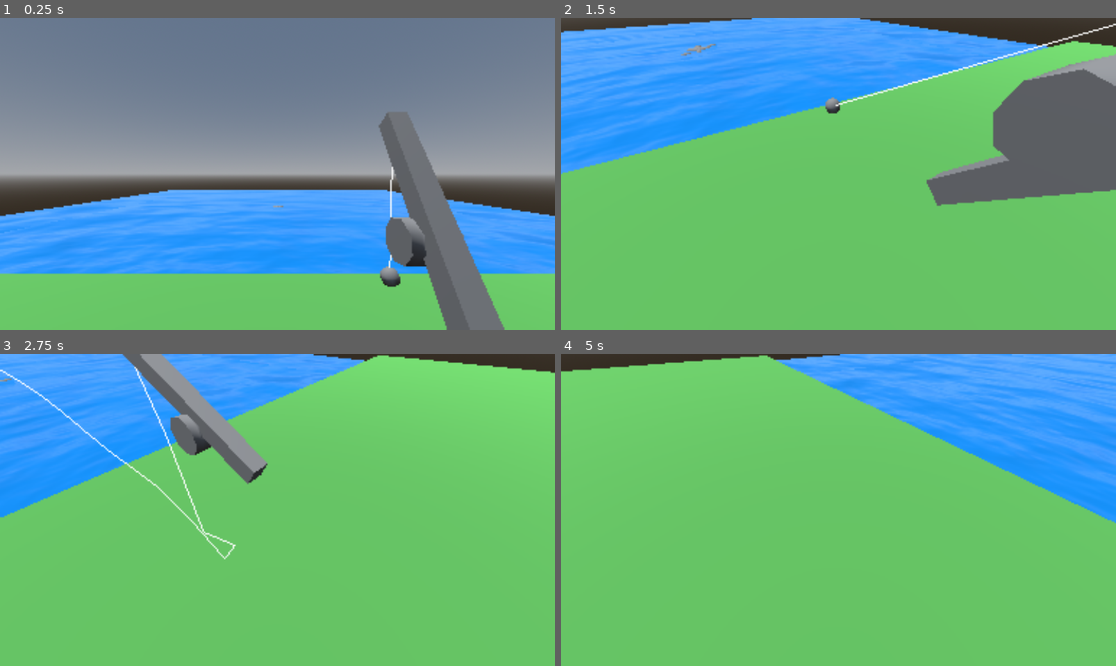
Above: before the commit, frames 1-4 (two rows, left to right).
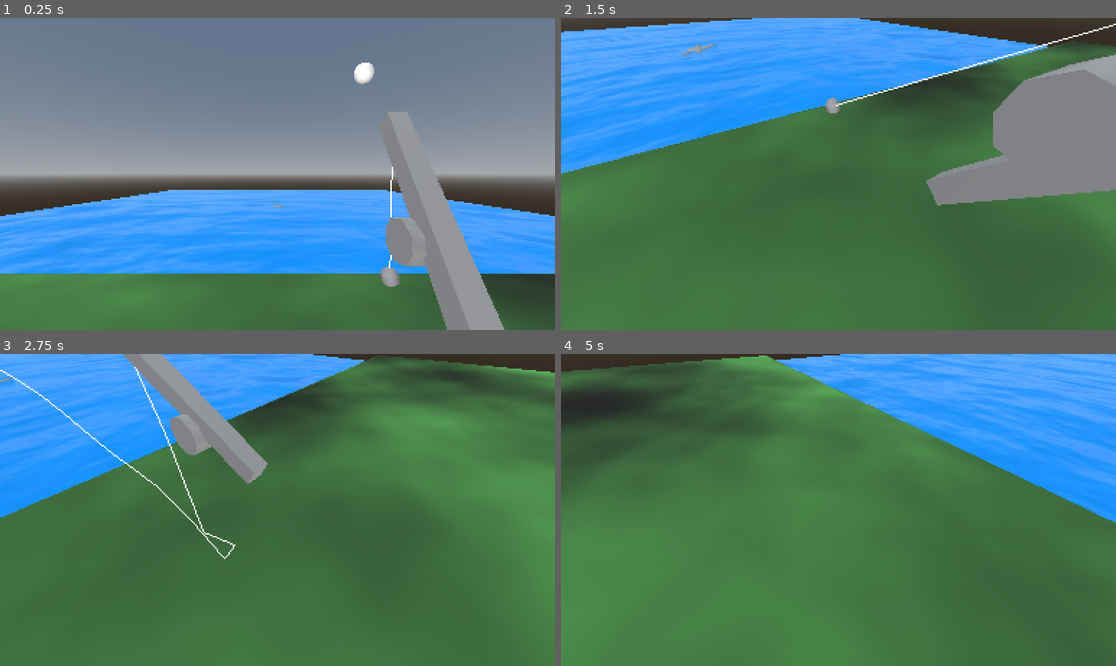
Above: after the commit, the same moments.

Repository: Herodegon/GMTK_2026
Game: Godot game, scene res://scenes/game.tscn
Two runs of this game, one before a commit and one after it. Both use one fixed random seed, a clock stepped at 60 frames per second and the inputs below.
Inputs:
- Up to frame 1 (0.25 s): no input
- Up to frame 2 (1.5 s): tap Enter at 0.5 s; hold D (right) 0.53-1.28 s; tap E (interact) at 0.6, 1.35 s; hold S (down) from 1.28 s (still down)
- Up to frame 3 (2.75 s): release S (down) at 2.03 s; hold D (right) from 2.03 s (still down); tap E (interact) at 2.1 s
- Up to frame 4 (5 s): release D (right) at 2.78 s; hold W (up) 2.78-3.53 s; tap E (interact) at 2.85, 3.6, 4.35 s; hold A (left) from 3.53 s (still down)

The runs differ from the first frame. In frame 1, 23% of the frame differs, in the area x 0-100%, y 14-100%; in frame 2, 73%; in frame 3, 82%; in frame 4, 82%, in the area x 0-100%, y 0-100%.

Commit message:
Asteroid prototype

Diff:
--- /dev/null
+++ b/scenes/big_rock.tscn
@@ -0,0 +1,25 @@
+[gd_scene format=3 uid="uid://6ky1hxxksaah"]
+
+[ext_resource type="Script" uid="uid://crsy6nc6ftcjf" path="res://scripts/big_rock.gd" id="1_m6bll"]
+
+[sub_resource type="StandardMaterial3D" id="StandardMaterial3D_q2ibp"]
+shading_mode = 2
+grow = true
+
+[sub_resource type="SphereMesh" id="SphereMesh_bssgg"]
+material = SubResource("StandardMaterial3D_q2ibp")
+radius = 12.0
+height = 24.0
+radial_segments = 12
+rings = 8
+
+[node name="BigRock" type="Node3D" unique_id=1513042128]
+script = ExtResource("1_m6bll")
+
+[node name="MeshInstance3D" type="MeshInstance3D" parent="." unique_id=1337836010]
+mesh = SubResource("SphereMesh_bssgg")
+
+[node name="DirectionalLight3D" type="DirectionalLight3D" parent="." unique_id=1178933672]
+transform = Transform3D(-1, 0, -8.742278e-08, 0, 1, 0, 8.742278e-08, 0, -1, 0, 0, 0)
+directional_shadow_mode = 1
+sky_mode = 1
--- a/scenes/game.tscn
+++ b/scenes/game.tscn
@@ -5,6 +5,7 @@
 [node name="Game" type="Node" unique_id=1547913741]
 
 [node name="SubViewportContainer" type="SubViewportContainer" parent="." unique_id=2133374327]
+texture_filter = 3
 anchors_preset = 15
 anchor_right = 1.0
 anchor_bottom = 1.0
--- a/scenes/world.tscn
+++ b/scenes/world.tscn
@@ -3,6 +3,7 @@
 [ext_resource type="PackedScene" uid="uid://ck5lenyq7mwgt" path="res://scenes/player.tscn" id="1_nnsk1"]
 [ext_resource type="Script" uid="uid://b5map7mffi767" path="res://scripts/fish_pool.gd" id="2_71j4m"]
 [ext_resource type="Shader" uid="uid://dk3sqrori0yc6" path="res://assets/shaders/water_shader.gdshader" id="2_rwgxs"]
+[ext_resource type="PackedScene" uid="uid://6ky1hxxksaah" path="res://scenes/big_rock.tscn" id="4_71j4m"]
 [ext_resource type="PackedScene" uid="uid://bb1xamginjy27" path="res://scenes/fish.tscn" id="4_k0juu"]
 
 [sub_resource type="ProceduralSkyMaterial" id="ProceduralSkyMaterial_rwgxs"]
@@ -17,8 +18,17 @@
 [sub_resource type="BoxMesh" id="BoxMesh_4wyf3"]
 size = Vector3(30, 0.1, 10)
 
+[sub_resource type="FastNoiseLite" id="FastNoiseLite_gt2a8"]
+noise_type = 4
+frequency = 0.0306
+
+[sub_resource type="NoiseTexture2D" id="NoiseTexture2D_llsrs"]
+height = 128
+noise = SubResource("FastNoiseLite_gt2a8")
+
 [sub_resource type="StandardMaterial3D" id="StandardMaterial3D_nnsk1"]
 albedo_color = Color(0.36078432, 0.70980394, 0.33333334, 1)
+albedo_texture = SubResource("NoiseTexture2D_llsrs")
 
 [sub_resource type="FastNoiseLite" id="FastNoiseLite_qfnet"]
 noise_type = 3
@@ -96,6 +106,11 @@
 [node name="FishTetherPoint" type="Node3D" parent="FishZone" unique_id=1560212661]
 transform = Transform3D(1, 0, 0, 0, 1, 0, 0, 0, 1, 0, -1.5, -15)
 
+[node name="BigRock" parent="." unique_id=1513042128 node_paths=PackedStringArray("target") instance=ExtResource("4_71j4m")]
+transform = Transform3D(1, 0, 0, 0, 1, 0, 0, 0, 1, 108.927155, 128, -256)
+target = NodePath("../FishZone/FishTetherPoint")
+minutes_to_reach_position = 0.1
+
 [node name="Ground" type="CSGMesh3D" parent="." unique_id=1403417302]
 transform = Transform3D(1, 0, 0, 0, 1, 0, 0, 0, 1, 0, -0.9878943, 1.0382786)
 mesh = SubResource("BoxMesh_4wyf3")
--- /dev/null
+++ b/scripts/big_rock.gd
@@ -0,0 +1,30 @@
+extends Node3D
+
+@export var target: Node3D
+@export var minutes_to_reach_position: float = 15.0 # in minutes
+
+var target_position: Vector3 = Vector3.ZERO
+var start_position: Vector3 = Vector3.ZERO
+var distance_to_target: float = 0.0
+var time_until_target_position: float = 0.0
+
+func _ready() -> void:
+    target_position = target.global_position
+    start_position = transform.origin
+    minutes_to_reach_position *= 60.0
+    distance_to_target = (target_position - start_position).length()
+    time_until_target_position = minutes_to_reach_position;
+    look_at(target_position)
+
+func _physics_process(delta: float) -> void:
+    move_towards_target(delta)
+
+func move_towards_target(delta: float) -> void:
+    time_until_target_position -= delta
+    if time_until_target_position <= 0.0:
+        transform.origin = target_position
+    else:
+        var direction = (target_position - transform.origin).normalized()
+        var percentage_of_time_elapsed = 1.0 - (time_until_target_position / minutes_to_reach_position)
+        transform.origin = start_position + direction * distance_to_target * percentage_of_time_elapsed
+        print(percentage_of_time_elapsed)
Not shown, added: scripts/big_rock.gd.uid
